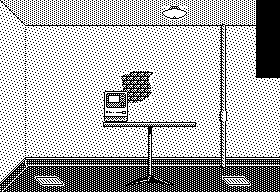
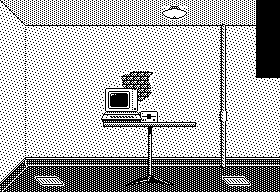
Comparing the layer stacks of the two 280x192 images. Changes:
renamed "macintosh" to "apple2", painted on it over [101, 87, 159, 122]
